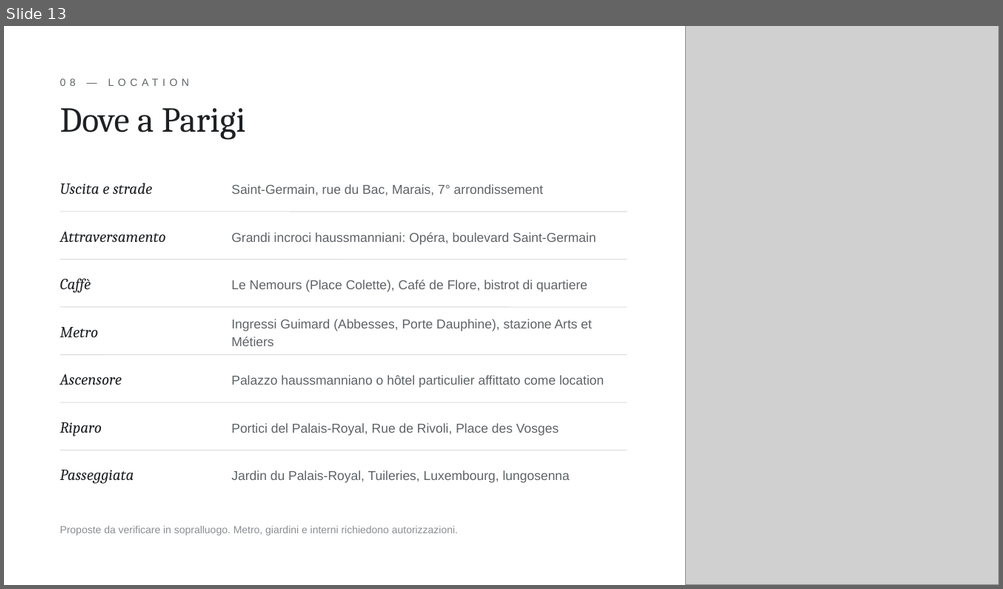
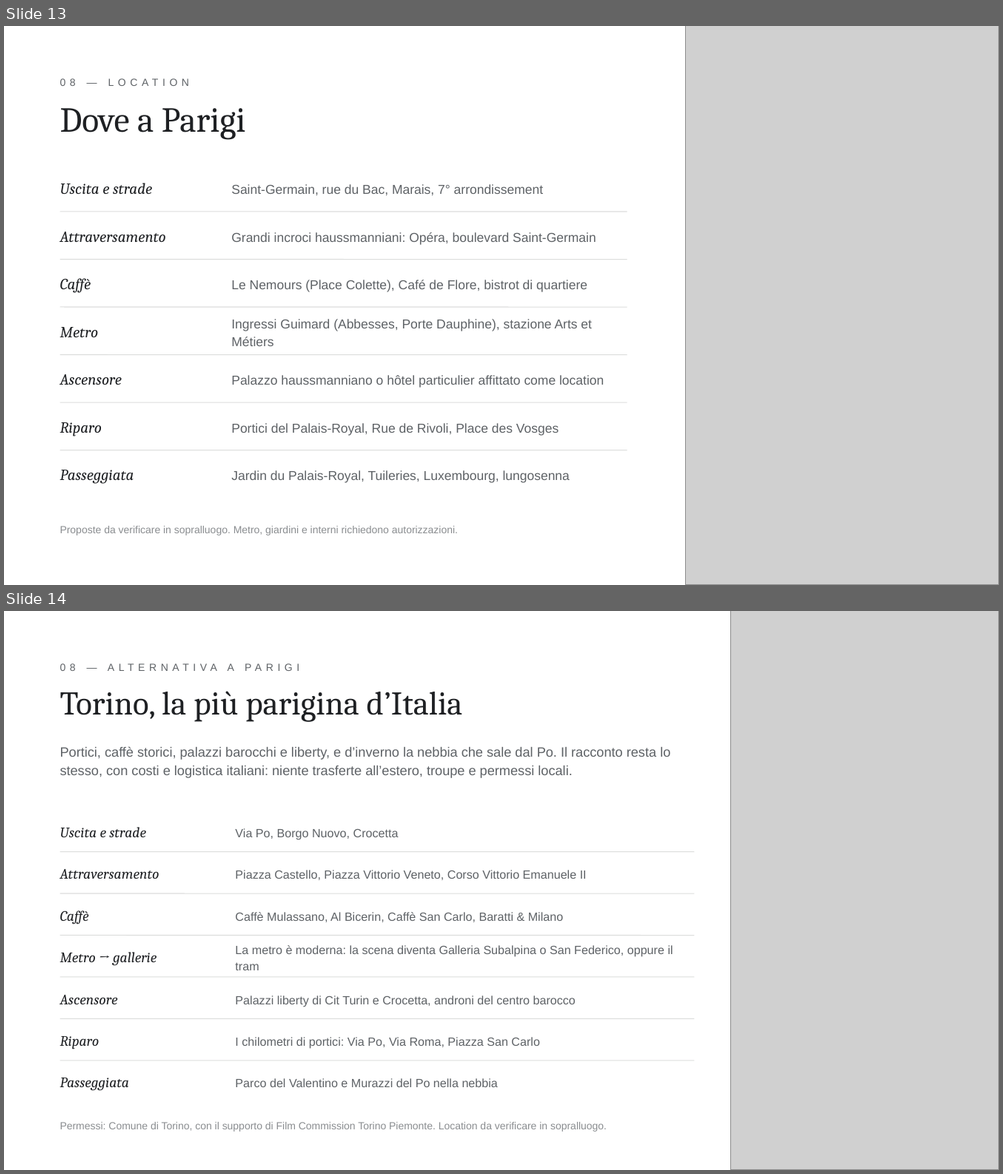
Before and after one commit to studiokubla/scrivania-, a slide deck: tirabasso/campagna-fw26-27/Tirabasso_Un_hiver_a_Paris_v2.pptx. Shown one above the other, each under a label of ours: slide 13 before the commit, slides 13 and 14 after it. The pictures are 1003x589 and 1003x1174 pixels, drawn with LibreOffice and Linux fonts; fonts in the diff are those of the drawing; grey boxes stand for pictures. Boxes give left, top, right and bottom in pixels: in the first picture for what was removed or moved away, otherwise in the second. Text is boxed around its words. In the diff, an @@ line names an element or a change of style, - is before the commit and + after.

```diff
--- a/tirabasso/campagna-fw26-27/Tirabasso_Un_hiver_a_Paris_v2.pptx
+++ b/tirabasso/campagna-fw26-27/Tirabasso_Un_hiver_a_Paris_v2.pptx
@@ slide 14 added at (4, 611, 999, 1170), background #FFFFFF @@
@@ picture added at (730, 611, 999, 1170) @@
@@ text added at (60, 664, 299, 671), 10 pt, text #5E6266 @@
+08 — ALTERNATIVA A PARIGI
@@ text added at (60, 691, 463, 722), 32 pt, text #1E2023 @@
+Torino, la più parigina d’Italia
@@ text added at (60, 746, 670, 778), 13 pt, text #5E6266 @@
+Portici, caffè storici, palazzi barocchi e liberty, e d’inverno la nebbia che sale dal Po. Il racconto resta lo stesso, con costi e logistica italiani: niente trasferte all’estero, troupe e permessi locali.
@@ text added at (60, 827, 146, 837), 14 pt, text #1E2023, italic @@
+Uscita e strade
@@ text added at (235, 829, 398, 840), 11.5 pt, text #5E6266 @@
+Via Po, Borgo Nuovo, Crocetta
@@ line added from (60, 852) to (694, 852), #DCDDDC 0.75 pt @@
@@ text added at (60, 869, 159, 879), 14 pt, text #1E2023, italic @@
+Attraversamento
@@ text added at (235, 870, 586, 880), 11.5 pt, text #5E6266 @@
+Piazza Castello, Piazza Vittorio Veneto, Corso Vittorio Emanuele II
@@ line added from (60, 894) to (694, 894), #DCDDDC 0.75 pt @@
@@ text added at (60, 911, 89, 925), 14 pt, text #1E2023, italic @@
+Caffè
@@ text added at (235, 912, 563, 923), 11.5 pt, text #5E6266 @@
+Caffè Mulassano, Al Bicerin, Caffè San Carlo, Baratti & Milano
@@ line added from (60, 936) to (694, 936), #DCDDDC 0.75 pt @@
@@ text added at (60, 952, 156, 966), 14 pt, text #1E2023, italic @@
+Metro → gallerie
@@ text added at (235, 945, 673, 971), 11.5 pt, text #5E6266 @@
+La metro è moderna: la scena diventa Galleria Subalpina o San Federico, oppure il tram
@@ line added from (60, 977) to (694, 977), #DCDDDC 0.75 pt @@
@@ text added at (60, 995, 118, 1005), 14 pt, text #1E2023, italic @@
+Ascensore
@@ text added at (235, 996, 575, 1008), 11.5 pt, text #5E6266 @@
+Palazzi liberty di Cit Turin e Crocetta, androni del centro barocco
@@ line added from (60, 1019) to (694, 1019), #DCDDDC 0.75 pt @@
@@ text added at (60, 1037, 99, 1050), 14 pt, text #1E2023, italic @@
+Riparo
@@ text added at (235, 1037, 540, 1049), 11.5 pt, text #5E6266 @@
+I chilometri di portici: Via Po, Via Roma, Piazza San Carlo
@@ line added from (60, 1061) to (694, 1061), #DCDDDC 0.75 pt @@
@@ text added at (60, 1078, 129, 1091), 14 pt, text #1E2023, italic @@
+Passeggiata
@@ text added at (235, 1079, 498, 1088), 11.5 pt, text #5E6266 @@
+Parco del Valentino e Murazzi del Po nella nebbia
@@ text added at (60, 1122, 606, 1132), 10 pt, text #8A8D90 @@
+Permessi: Comune di Torino, con il supporto di Film Commission Torino Piemonte. Location da verificare in sopralluogo.
```
Also in this commit, not shown: 1 slide changed, 1 other slide added, 1 other file.
